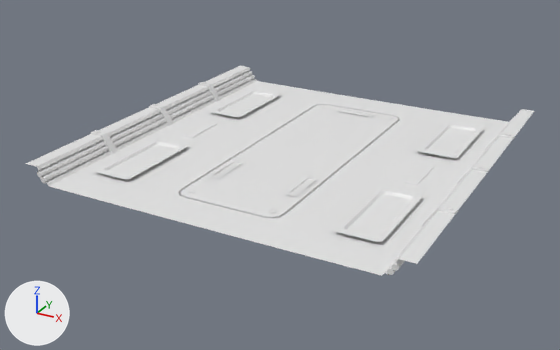
What one commit did to the FBX model Assets/GA/FBX/m_Sol1x1_01.FBX.
Rendered twice from a 50 mm lens placed at (0.885, -1.731, 0.781), pointed at (-0.036, -0.057, -0.056). Every picture has the same lights, and +X, +Y and +Z are marked at lower left. Where no turn or scale is listed for an object, it has been applied to the vertices.

Objects in the first picture: 'Sol1x1_01'.
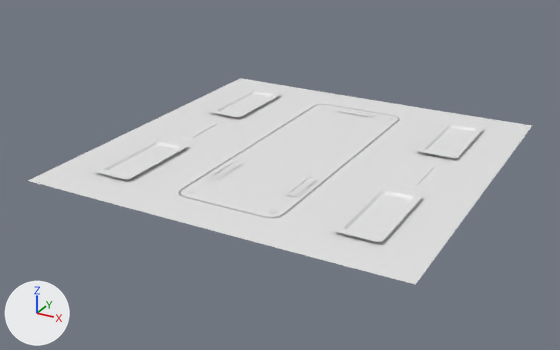
The newer file is also turned or shifted as a whole; pictures and numbers use the older file's frame.

Location of each change, [x1, y1, x2, y2] in pixels of the pictures (560 x 350 px):
'Sol1x1_01', reshaped
    before: [26, 66, 534, 276]
    after: [28, 78, 532, 285]
part 1 of me_mesh, deleted
    before: [37, 71, 518, 275]
part 2 of me_mesh, cut back
    before: [26, 66, 294, 199]
    after: [28, 78, 294, 199]
part 3 of me_mesh, cut back
    before: [315, 109, 534, 276]
    after: [315, 114, 532, 285]

What changed in the scene script:
```text
Change me_mesh:
    used by ob_sol1x1_01; location = (0.0, 0.0, 0.0)
    remove me_mesh.from_pydata(...)  # 1840 vertices, 3240 faces; spans x -0.5..0.5, y -0.5..0.5, z -0.018..0.054
    add me_mesh.from_pydata(...)  # 952 vertices, 1648 faces; spans x -0.5..0.5, y -0.5..0.5, z -0.018..0.009
    me_mesh part 1: 16 loose pieces with 864 vertices, spanning x -0.5..0.5, y -0.5..0.5, z -0.003..0.054, are deleted
    me_mesh part 2
    14 vertices are removed from x -0.5..-0.432, y -0.5..0.5, z 0.001..0.046
    15 faces are deleted
    2 vertices are added at (-0.5, -0.5, 0.001), (-0.5, 0.5, 0.001)
    3 new faces join them
    me_mesh part 3
    14 vertices are removed from x 0.432..0.5, y -0.5..0.5, z 0.001..0.046
    15 faces are deleted
    2 vertices are added at (0.5, -0.5, 0.001), (0.5, 0.5, 0.001)
    3 new faces join them
```
